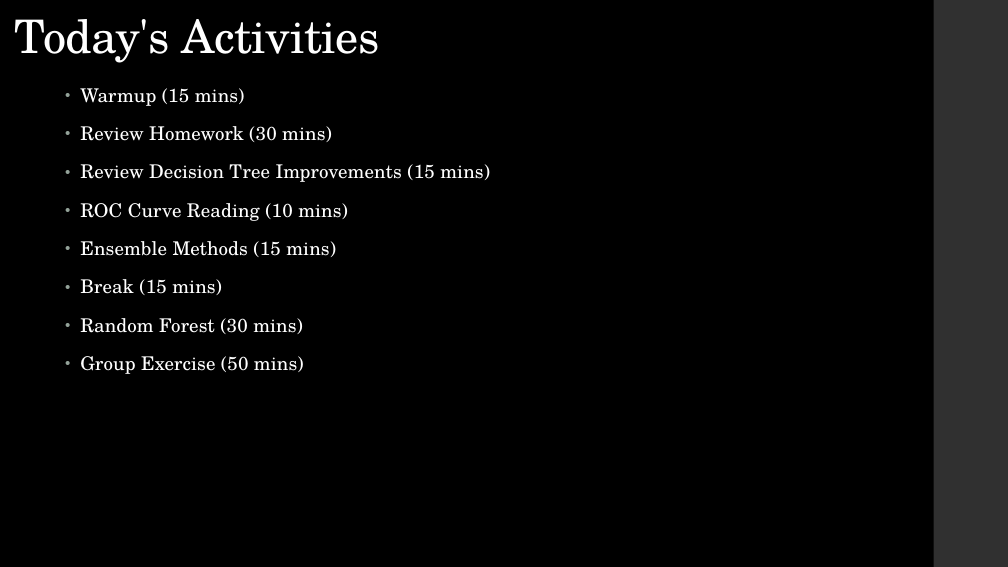
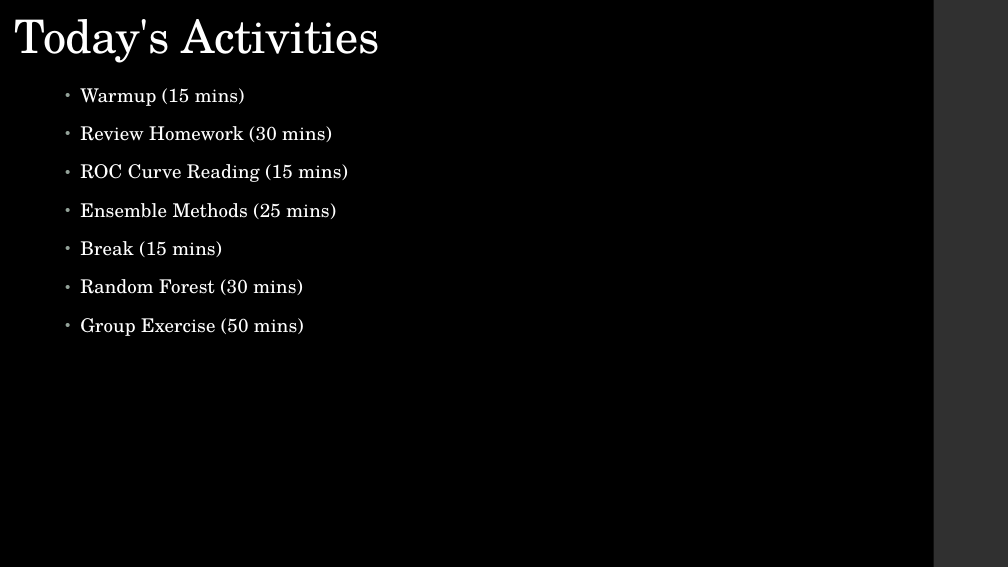
Before and after one commit to LaunchCoderGirlSTL/Data-Science-Assignments, a slide deck: slide 3 of course_material/week_17/week_17_presentation.pptx. Drawn at 1008x567 pixels with LibreOffice and Linux fonts; fonts in the diff are those of the drawing. Boxes give left, top, right and bottom in pixels: in the first picture for what was removed or moved away, otherwise in the second. Text is boxed around its words. In the diff, an @@ line names an element or a change of style, - is before the commit and + after.

```diff
--- a/course_material/week_17/week_17_presentation.pptx
+++ b/course_material/week_17/week_17_presentation.pptx
@@ text at [80,164,348,219]: text changed @@
-• Review Decision Tree Improvements (15 mins)
-• ROC Curve Reading (10 mins)
-• Ensemble Methods (15 mins)
+• ROC Curve Reading (15 mins)
+• Ensemble Methods (25 mins)
```
Also in this commit, not shown: 1 other slide changed, 6 other files.
